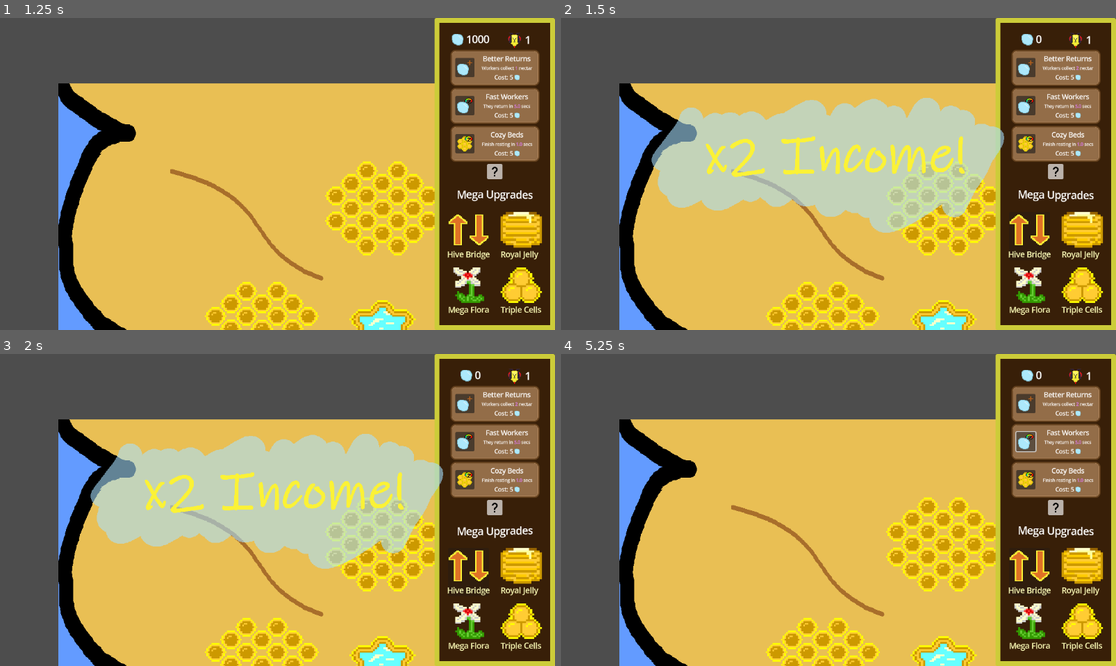
Above: before the commit, frames 1-4 (two rows, left to right).
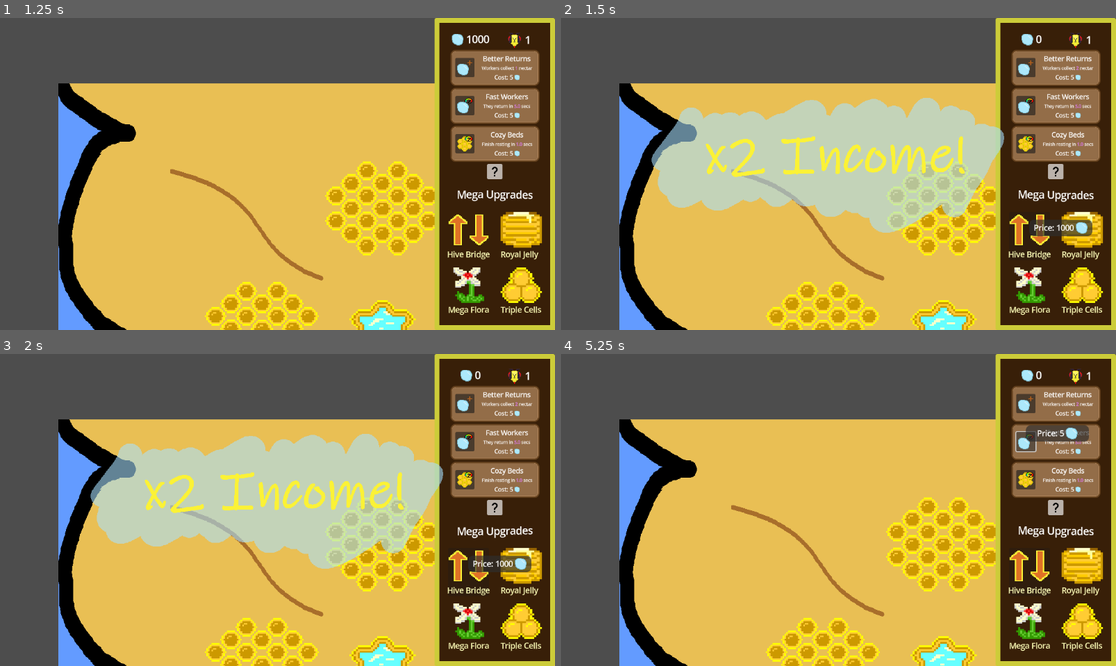
Above: after the commit, the same moments.

Repository: SBSoftwareDev/brainless
Game: Godot game, scene res://src/scenes/menu.tscn
Two runs of this game, one before a commit and one after it. Both use one fixed random seed, a clock stepped at 60 frames per second and the inputs below.
Inputs (mouse positions are in pixels of both pictures, inside the frame that each line leads up to):
- Up to frame 1 (1.25 s): click "Play" at 0.5 s
- Up to frame 2 (1.5 s): click (1027, 236) at 1.25 s
- Up to frame 3 (2 s): no input
- Up to frame 4 (5.25 s): click (1082, 572) at 2 s; click (1027, 628) at 2.75 s; click (1082, 628) at 3.5 s; click (1027, 403) at 4.25 s; click (1027, 441) at 5 s

Frame 1 is identical in both runs. In frame 2, 0.5% of the frame differs, in the area x 84-96%, y 64-70%; in frame 3, 0.5%; in frame 4, 0.6%, in the area x 83-96%, y 22-29%.

Commit message:
added price panel to upgrades section

Diff:
--- a/src/scenes/control.tscn
+++ b/src/scenes/control.tscn
@@ -363,55 +363,55 @@
 theme_override_constants/separation = 24
 alignment = 1
 
-[node name="Button" type="Button" parent="Panel/VBoxContainer/MarginContainer2/VBoxContainer/HBoxContainer"]
+[node name="Hive Bridge Button" type="Button" parent="Panel/VBoxContainer/MarginContainer2/VBoxContainer/HBoxContainer"]
 custom_minimum_size = Vector2(67.51, 0)
 layout_mode = 2
 size_flags_horizontal = 3
 size_flags_vertical = 3
 theme_override_styles/normal = SubResource("StyleBoxFlat_0rqde")
 
-[node name="VBoxContainer" type="VBoxContainer" parent="Panel/VBoxContainer/MarginContainer2/VBoxContainer/HBoxContainer/Button"]
-layout_mode = 1
-anchors_preset = 15
-anchor_right = 1.0
-anchor_bottom = 1.0
-grow_horizontal = 2
-grow_vertical = 2
-alignment = 1
-
-[node name="TextureRect" type="TextureRect" parent="Panel/VBoxContainer/MarginContainer2/VBoxContainer/HBoxContainer/Button/VBoxContainer"]
+[node name="VBoxContainer" type="VBoxContainer" parent="Panel/VBoxContainer/MarginContainer2/VBoxContainer/HBoxContainer/Hive Bridge Button"]
+layout_mode = 1
+anchors_preset = 15
+anchor_right = 1.0
+anchor_bottom = 1.0
+grow_horizontal = 2
+grow_vertical = 2
+alignment = 1
+
+[node name="TextureRect" type="TextureRect" parent="Panel/VBoxContainer/MarginContainer2/VBoxContainer/HBoxContainer/Hive Bridge Button/VBoxContainer"]
 custom_minimum_size = Vector2(64, 64)
 layout_mode = 2
 size_flags_vertical = 3
 texture = ExtResource("3_210pg")
 
-[node name="Label" type="Label" parent="Panel/VBoxContainer/MarginContainer2/VBoxContainer/HBoxContainer/Button/VBoxContainer"]
+[node name="Label" type="Label" parent="Panel/VBoxContainer/MarginContainer2/VBoxContainer/HBoxContainer/Hive Bridge Button/VBoxContainer"]
 layout_mode = 2
 theme_override_colors/font_color = Color(1, 1, 0.7294118, 1)
 text = "Hive Bridge"
 horizontal_alignment = 1
 
-[node name="Button2" type="Button" parent="Panel/VBoxContainer/MarginContainer2/VBoxContainer/HBoxContainer"]
+[node name="Royal Jelly Button" type="Button" parent="Panel/VBoxContainer/MarginContainer2/VBoxContainer/HBoxContainer"]
 layout_mode = 2
 size_flags_horizontal = 3
 theme_override_styles/normal = SubResource("StyleBoxFlat_dmqt0")
 
-[node name="VBoxContainer2" type="VBoxContainer" parent="Panel/VBoxContainer/MarginContainer2/VBoxContainer/HBoxContainer/Button2"]
-layout_mode = 1
-anchors_preset = 15
-anchor_right = 1.0
-anchor_bottom = 1.0
-grow_horizontal = 2
-grow_vertical = 2
-alignment = 1
-
-[node name="TextureRect" type="TextureRect" parent="Panel/VBoxContainer/MarginContainer2/VBoxContainer/HBoxContainer/Button2/VBoxContainer2"]
+[node name="VBoxContainer2" type="VBoxContainer" parent="Panel/VBoxContainer/MarginContainer2/VBoxContainer/HBoxContainer/Royal Jelly Button"]
+layout_mode = 1
+anchors_preset = 15
+anchor_right = 1.0
+anchor_bottom = 1.0
+grow_horizontal = 2
+grow_vertical = 2
+alignment = 1
+
+[node name="TextureRect" type="TextureRect" parent="Panel/VBoxContainer/MarginContainer2/VBoxContainer/HBoxContainer/Royal Jelly Button/VBoxContainer2"]
 custom_minimum_size = Vector2(64, 64)
 layout_mode = 2
 size_flags_vertical = 3
 texture = SubResource("AtlasTexture_d3vkj")
 
-[node name="Label" type="Label" parent="Panel/VBoxContainer/MarginContainer2/VBoxContainer/HBoxContainer/Button2/VBoxContainer2"]
+[node name="Label" type="Label" parent="Panel/VBoxContainer/MarginContainer2/VBoxContainer/HBoxContainer/Royal Jelly Button/VBoxContainer2"]
 layout_mode = 2
 theme_override_colors/font_color = Color(1, 1, 0.7294118, 1)
 text = "Royal Jelly"
@@ -422,51 +422,51 @@
 theme_override_constants/separation = 24
 alignment = 1
 
-[node name="Button" type="Button" parent="Panel/VBoxContainer/MarginContainer2/VBoxContainer/HBoxContainer3"]
+[node name="Mega Flora Button" type="Button" parent="Panel/VBoxContainer/MarginContainer2/VBoxContainer/HBoxContainer3"]
 layout_mode = 2
 size_flags_horizontal = 3
 theme_override_styles/normal = SubResource("StyleBoxFlat_0rqde")
 
-[node name="VBoxContainer" type="VBoxContainer" parent="Panel/VBoxContainer/MarginContainer2/VBoxContainer/HBoxContainer3/Button"]
-layout_mode = 1
-anchors_preset = 15
-anchor_right = 1.0
-anchor_bottom = 1.0
-grow_horizontal = 2
-grow_vertical = 2
-
-[node name="TextureRect" type="TextureRect" parent="Panel/VBoxContainer/MarginContainer2/VBoxContainer/HBoxContainer3/Button/VBoxContainer"]
+[node name="VBoxContainer" type="VBoxContainer" parent="Panel/VBoxContainer/MarginContainer2/VBoxContainer/HBoxContainer3/Mega Flora Button"]
+layout_mode = 1
+anchors_preset = 15
+anchor_right = 1.0
+anchor_bottom = 1.0
+grow_horizontal = 2
+grow_vertical = 2
+
+[node name="TextureRect" type="TextureRect" parent="Panel/VBoxContainer/MarginContainer2/VBoxContainer/HBoxContainer3/Mega Flora Button/VBoxContainer"]
 custom_minimum_size = Vector2(64, 64)
 layout_mode = 2
 size_flags_horizontal = 4
 size_flags_vertical = 3
 texture = SubResource("AtlasTexture_0rqde")
 
-[node name="Label" type="Label" parent="Panel/VBoxContainer/MarginContainer2/VBoxContainer/HBoxContainer3/Button/VBoxContainer"]
+[node name="Label" type="Label" parent="Panel/VBoxContainer/MarginContainer2/VBoxContainer/HBoxContainer3/Mega Flora Button/VBoxContainer"]
 layout_mode = 2
 theme_override_colors/font_color = Color(1, 1, 0.7294118, 1)
 text = "Mega Flora"
 
-[node name="Button2" type="Button" parent="Panel/VBoxContainer/MarginContainer2/VBoxContainer/HBoxContainer3"]
+[node name="Triple Cells Button" type="Button" parent="Panel/VBoxContainer/MarginContainer2/VBoxContainer/HBoxContainer3"]
 layout_mode = 2
 size_flags_horizontal = 3
 theme_override_styles/normal = SubResource("StyleBoxFlat_0rqde")
 
-[node name="VBoxContainer2" type="VBoxContainer" parent="Panel/VBoxContainer/MarginContainer2/VBoxContainer/HBoxContainer3/Button2"]
-layout_mode = 1
-anchors_preset = 15
-anchor_right = 1.0
-anchor_bottom = 1.0
-grow_horizontal = 2
-grow_vertical = 2
-
-[node name="TextureRect" type="TextureRect" parent="Panel/VBoxContainer/MarginContainer2/VBoxContainer/HBoxContainer3/Button2/VBoxContainer2"]
+[node name="VBoxContainer2" type="VBoxContainer" parent="Panel/VBoxContainer/MarginContainer2/VBoxContainer/HBoxContainer3/Triple Cells Button"]
+layout_mode = 1
+anchors_preset = 15
+anchor_right = 1.0
+anchor_bottom = 1.0
+grow_horizontal = 2
+grow_vertical = 2
+
+[node name="TextureRect" type="TextureRect" parent="Panel/VBoxContainer/MarginContainer2/VBoxContainer/HBoxContainer3/Triple Cells Button/VBoxContainer2"]
 custom_minimum_size = Vector2(64, 64)
 layout_mode = 2
 size_flags_vertical = 3
 texture = SubResource("AtlasTexture_dmqt0")
 
-[node name="Label" type="Label" parent="Panel/VBoxContainer/MarginContainer2/VBoxContainer/HBoxContainer3/Button2/VBoxContainer2"]
+[node name="Label" type="Label" parent="Panel/VBoxContainer/MarginContainer2/VBoxContainer/HBoxContainer3/Triple Cells Button/VBoxContainer2"]
 layout_mode = 2
 theme_override_colors/font_color = Color(1, 1, 0.7294118, 1)
 text = "Triple Cells"
@@ -474,11 +474,25 @@
 [node name="PricePanel" parent="." instance=ExtResource("3_n54qu")]
 layout_mode = 1
 
+[connection signal="mouse_entered" from="Panel/VBoxContainer/RateUpgradePanel/Panel/MarginContainer/HBox/RateUpgradeButton" to="." method="_on_rate_upgrade_button_mouse_entered"]
+[connection signal="mouse_exited" from="Panel/VBoxContainer/RateUpgradePanel/Panel/MarginContainer/HBox/RateUpgradeButton" to="." method="_on_rate_upgrade_button_mouse_exited"]
 [connection signal="pressed" from="Panel/VBoxContainer/RateUpgradePanel/Panel/MarginContainer/HBox/RateUpgradeButton" to="." method="_on_rate_upgrade_button_pressed"]
+[connection signal="mouse_entered" from="Panel/VBoxContainer/SpeedUpgradePanel/Panel/MarginContainer/HBox2/SpeedUpgradeButton" to="." method="_on_speed_upgrade_button_mouse_entered"]
+[connection signal="mouse_exited" from="Panel/VBoxContainer/SpeedUpgradePanel/Panel/MarginContainer/HBox2/SpeedUpgradeButton" to="." method="_on_speed_upgrade_button_mouse_exited"]
 [connection signal="pressed" from="Panel/VBoxContainer/SpeedUpgradePanel/Panel/MarginContainer/HBox2/SpeedUpgradeButton" to="." method="_on_speed_upgrade_button_pressed"]
+[connection signal="mouse_entered" from="Panel/VBoxContainer/CellCooldownUpgradePanel3/Panel/MarginContainer/HBox2/CellUpgradeButton" to="." method="_on_cell_upgrade_button_mouse_entered"]
+[connection signal="mouse_exited" from="Panel/VBoxContainer/CellCooldownUpgradePanel3/Panel/MarginContainer/HBox2/CellUpgradeButton" to="." method="_on_cell_upgrade_button_mouse_exited"]
 [connection signal="pressed" from="Panel/VBoxContainer/CellCooldownUpgradePanel3/Panel/MarginContainer/HBox2/CellUpgradeButton" to="." method="_on_cell_upgrade_button_pressed"]
 [connection signal="pressed" from="Panel/VBoxContainer/MarginContainer3/HelpButton" to="." method="_on_help_button_pressed"]
-[connection signal="pressed" from="Panel/VBoxContainer/MarginContainer2/VBoxContainer/HBoxContainer/Button" to="." method="_on_hive_bridge_pressed"]
-[connection signal="pressed" from="Panel/VBoxContainer/MarginContainer2/VBoxContainer/HBoxContainer/Button2" to="." method="_on_royal_jelly_pressed"]
-[connection signal="pressed" from="Panel/VBoxContainer/MarginContainer2/VBoxContainer/HBoxContainer3/Button" to="." method="_on_mega_flora_pressed"]
-[connection signal="pressed" from="Panel/VBoxContainer/MarginContainer2/VBoxContainer/HBoxContainer3/Button2" to="." method="_on_triple_cells_pressed"]
+[connection signal="mouse_entered" from="Panel/VBoxContainer/MarginContainer2/VBoxContainer/HBoxContainer/Hive Bridge Button" to="." method="_on_hive_bridge_button_mouse_entered"]
+[connection signal="mouse_exited" from="Panel/VBoxContainer/MarginContainer2/VBoxContainer/HBoxContainer/Hive Bridge Button" to="." method="_on_hive_bridge_button_mouse_exited"]
+[connection signal="pressed" from="Panel/VBoxContainer/MarginContainer2/VBoxContainer/HBoxContainer/Hive Bridge Button" to="." method="_on_hive_bridge_pressed"]
+[connection signal="mouse_entered" from="Panel/VBoxContainer/MarginContainer2/VBoxContainer/HBoxContainer/Royal Jelly Button" to="." method="_on_royal_jelly_button_mouse_entered"]
+[connection signal="mouse_exited" from="Panel/VBoxContainer/MarginContainer2/VBoxContainer/HBoxContainer/Royal Jelly Button" to="." method="_on_royal_jelly_button_mouse_exited"]
+[connection signal="pressed" from="Panel/VBoxContainer/MarginContainer2/VBoxContainer/HBoxContainer/Royal Jelly Button" to="." method="_on_royal_jelly_pressed"]
+[connection signal="mouse_entered" from="Panel/VBoxContainer/MarginContainer2/VBoxContainer/HBoxContainer3/Mega Flora Button" to="." method="_on_mega_flora_button_mouse_entered"]
+[connection signal="mouse_exited" from="Panel/VBoxContainer/MarginContainer2/VBoxContainer/HBoxContainer3/Mega Flora Button" to="." method="_on_mega_flora_button_mouse_exited"]
+[connection signal="pressed" from="Panel/VBoxContainer/MarginContainer2/VBoxContainer/HBoxContainer3/Mega Flora Button" to="." method="_on_mega_flora_pressed"]
+[connection signal="mouse_entered" from="Panel/VBoxContainer/MarginContainer2/VBoxContainer/HBoxContainer3/Triple Cells Button" to="." method="_on_triple_cells_button_mouse_entered"]
+[connection signal="mouse_exited" from="Panel/VBoxContainer/MarginContainer2/VBoxContainer/HBoxContainer3/Triple Cells Button" to="." method="_on_triple_cells_button_mouse_exited"]
+[connection signal="pressed" from="Panel/VBoxContainer/MarginContainer2/VBoxContainer/HBoxContainer3/Triple Cells Button" to="." method="_on_triple_cells_pressed"]
--- a/src/scripts/control.gd
+++ b/src/scripts/control.gd
@@ -15,10 +15,10 @@
 @onready var speed_cost_label: RichTextLabel = $Panel/VBoxContainer/SpeedUpgradePanel/Panel/MarginContainer/HBox2/VBoxContainer/CostLabel
 @onready var cell_cost_label: RichTextLabel = $Panel/VBoxContainer/CellCooldownUpgradePanel3/Panel/MarginContainer/HBox2/VBoxContainer/CostLabel
 
-@onready var hive_button: Button = $Panel/VBoxContainer/MarginContainer2/VBoxContainer/HBoxContainer/Button
-@onready var royal_jelly_button: Button = $Panel/VBoxContainer/MarginContainer2/VBoxContainer/HBoxContainer/Button2
-@onready var mega_flora_button: Button = $Panel/VBoxContainer/MarginContainer2/VBoxContainer/HBoxContainer3/Button
-@onready var triple_cells_button: Button = $Panel/VBoxContainer/MarginContainer2/VBoxContainer/HBoxContainer3/Button2
+@onready var hive_button: Button = $"Panel/VBoxContainer/MarginContainer2/VBoxContainer/HBoxContainer/Hive Bridge Button"
+@onready var royal_jelly_button: Button = $"Panel/VBoxContainer/MarginContainer2/VBoxContainer/HBoxContainer/Royal Jelly Button"
+@onready var mega_flora_button: Button = $"Panel/VBoxContainer/MarginContainer2/VBoxContainer/HBoxContainer3/Mega Flora Button"
+@onready var triple_cells_button: Button = $"Panel/VBoxContainer/MarginContainer2/VBoxContainer/HBoxContainer3/Triple Cells Button"
 
 @onready var help_menu: Control = $"../HelpMenu"
 
@@ -126,3 +126,77 @@
 
 func _on_help_button_pressed() -> void:
 	help_menu.visible = true
+
+
+func _on_rate_upgrade_button_mouse_entered() -> void:
+	price_panel.set_price(economy.getCollectionPrice())
+	price_panel.visible = true
+
+
+func _on_rate_upgrade_button_mouse_exited() -> void:
+	price_panel.visible = false
+	price_panel.upgrades_panel = false
+
+
+func _on_speed_upgrade_button_mouse_entered() -> void:
+	price_panel.set_price(economy.getCollectiblePrice())
+	price_panel.visible = true
+
+
+func _on_speed_upgrade_button_mouse_exited() -> void:
+	price_panel.visible = false
+	price_panel.upgrades_panel = false
+
+
+func _on_cell_upgrade_button_mouse_entered() -> void:
+	price_panel.set_price(economy.getCellCooldownPrice())
+	price_panel.visible = true
+
+
+func _on_cell_upgrade_button_mouse_exited() -> void:
+	price_panel.visible = false
+	price_panel.upgrades_panel = false
+
+
+func _on_hive_bridge_button_mouse_entered() -> void:
+	if !hive_button.disabled:
+		price_panel.set_price(economy.getMegaUpgradePrice())
+		price_panel.visible = true
+
+
+func _on_hive_bridge_button_mouse_exited() -> void:
+	price_panel.visible = false
+	price_panel.upgrades_panel = false
+
+
+func _on_royal_jelly_button_mouse_entered() -> void:
+	if !royal_jelly_button.disabled:
+		price_panel.set_price(economy.getMegaUpgradePrice())
+		price_panel.visible = true
+
+
+func _on_royal_jelly_button_mouse_exited() -> void:
+	price_panel.visible = false
+	price_panel.upgrades_panel = false
+
+
+func _on_mega_flora_button_mouse_entered() -> void:
+	if !mega_flora_button.disabled:
+		price_panel.set_price(economy.getMegaUpgradePrice())
+		price_panel.visible = true
+
+
+func _on_mega_flora_button_mouse_exited() -> void:
+	price_panel.visible = false
+	price_panel.upgrades_panel = false
+
+
+func _on_triple_cells_button_mouse_entered() -> void:
+	if !triple_cells_button.disabled:
+		price_panel.set_price(economy.getMegaUpgradePrice())
+		price_panel.visible = true
+
+
+func _on_triple_cells_button_mouse_exited() -> void:
+	price_panel.visible = false
+	price_panel.upgrades_panel = false
--- a/src/scripts/price_panel.gd
+++ b/src/scripts/price_panel.gd
@@ -4,8 +4,19 @@
 @onready var rich_text_label: RichTextLabel = $PanelContainer/MarginContainer/RichTextLabel
 @onready var panel_container: PanelContainer = $PanelContainer
 
+var price :int = 0
+var upgrades_panel :bool = false
+
 func _ready() -> void:
 	panel_container.global_position.y -= panel_container.size.y
 
 func _process(_delta: float) -> void:
-	rich_text_label.text = str("Price: ", economy.getCellPrice(), " [img]res://assets/img/ui/nectar.png[/img]")
+	if upgrades_panel:
+		rich_text_label.text = str("Price: ", price, " [img]res://assets/img/ui/nectar.png[/img]")
+	else:
+		rich_text_label.text = str("Price: ", economy.getCellPrice(), " [img]res://assets/img/ui/nectar.png[/img]")
+
+
+func set_price(new_price: int) -> void:
+	price = new_price
+	upgrades_panel = true
